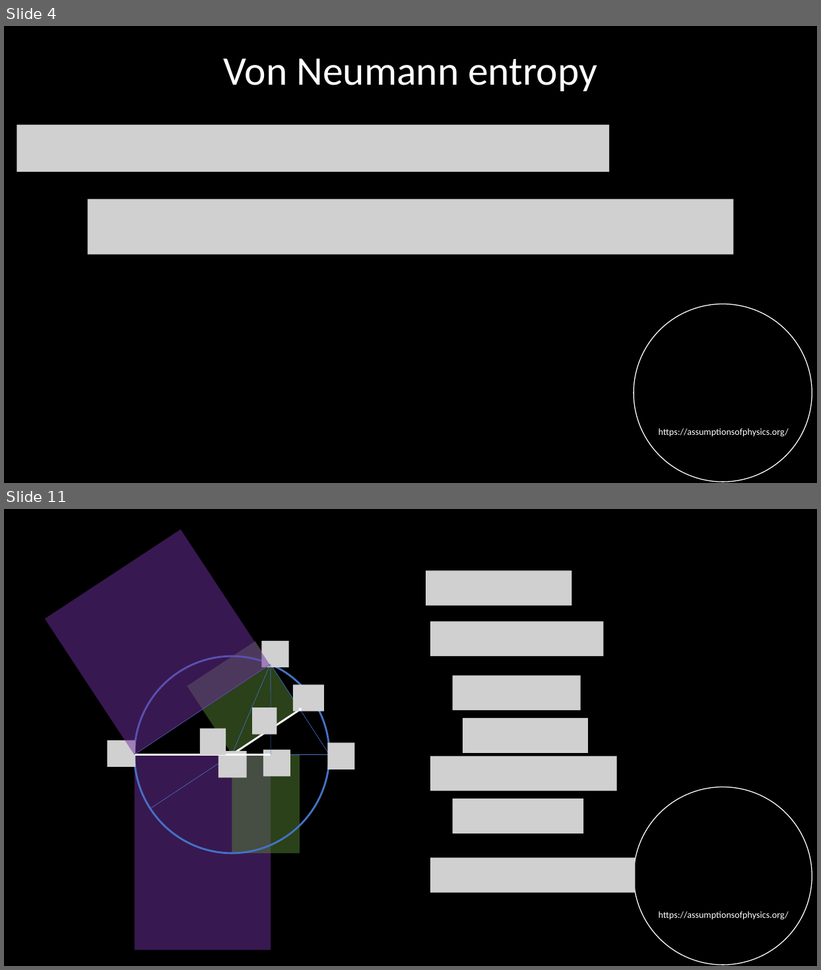
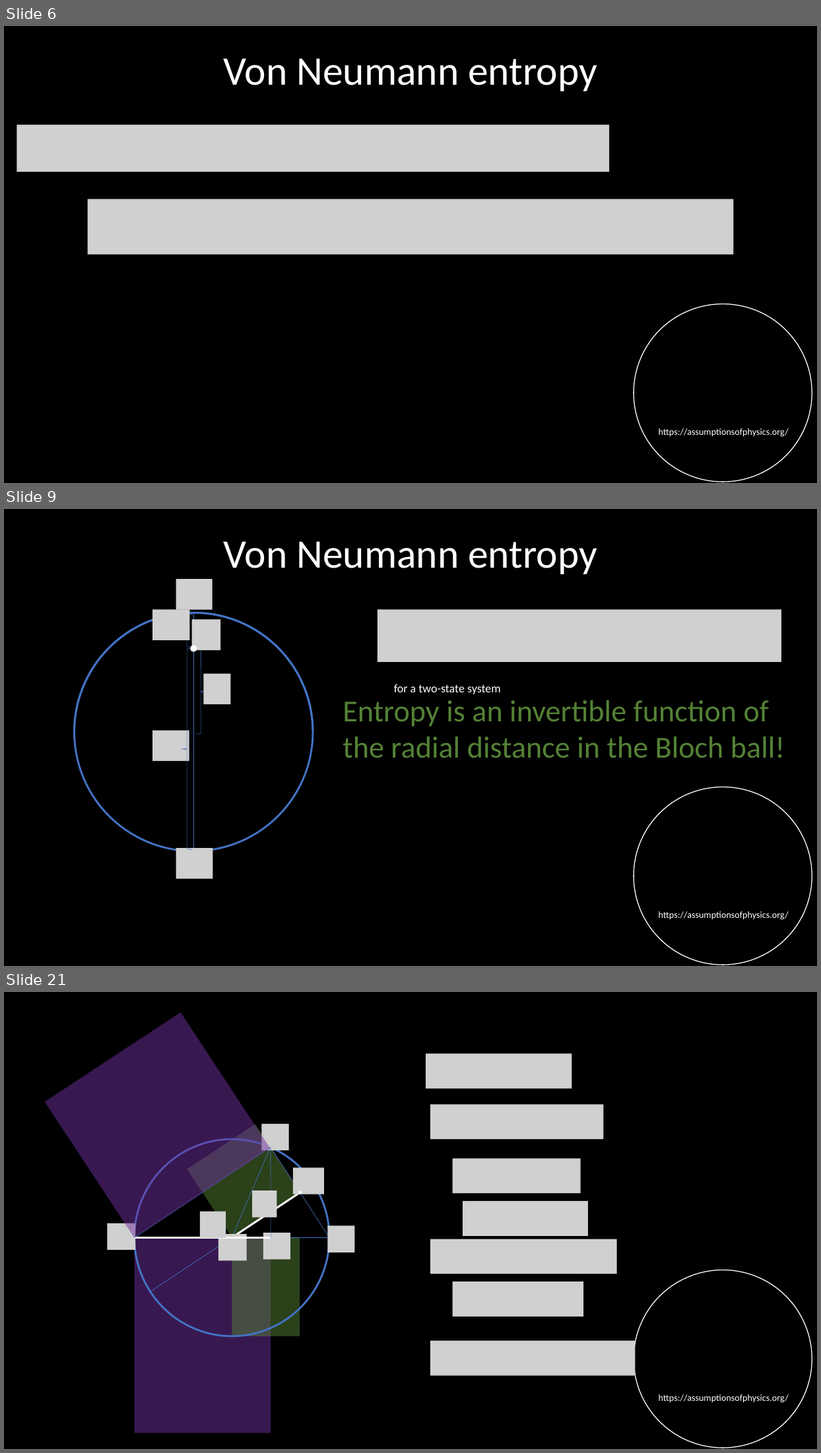
Before and after one commit to assumptionsofphysics/slides, a slide deck: 2026/20260701-BornIsEntropy.pptx. Shown one above the other, each under a label of ours: slides 4 and 11 before the commit, slides 6, 9 and 21 after it; the slides between them are not shown. The pictures are 821x970 and 821x1453 pixels, drawn with LibreOffice and Linux fonts; fonts in the diff are those of the drawing; grey boxes stand for pictures; background and template pictures are left out. Boxes give left, top, right and bottom in pixels: in the first picture for what was removed or moved away, otherwise in the second. Text is boxed around its words. In the diff, an @@ line names an element or a change of style, - is before the commit and + after.

Commit message:
Updating slides for Born-entropy relationship

```diff
--- a/2026/20260701-BornIsEntropy.pptx
+++ b/2026/20260701-BornIsEntropy.pptx
@@ slide 9 added at <box>4,509,817,966</box>, background #000000; not listed: 2 template elements that a slide beside it also shows @@
@@ text added at <box>223,541,597,574</box>, 48 pt, text #FFFFFF @@
+Von Neumann entropy
@@ picture added at <box>176,579,213,609</box> @@
@@ ellipse added at <box>74,613,313,851</box>, outline #FFFFFF 1 pt @@
@@ freeform shape added at <box>74,613,313,732</box>, outline #4472C4 2.25 pt @@
@@ ellipse added at <box>74,613,313,851</box>, outline #4472C4 2.25 pt @@
@@ picture added at <box>153,609,190,640</box> @@
@@ right brace added at <box>182,615,193,648</box>, outline #4472C4 0.5 pt @@
@@ picture added at <box>192,619,220,650</box> @@
@@ line added from (193, 613) to (193, 851), #4472C4 0.5 pt @@
@@ picture added at <box>378,609,781,662</box> @@
@@ ellipse added at <box>190,645,197,652</box>, fill #FFFFFF @@
@@ right brace added at <box>182,649,193,850</box>, outline #4472C4 0.5 pt @@
@@ right brace added at <box>197,650,205,734</box>, outline #4472C4 0.5 pt @@
@@ picture added at <box>203,674,230,704</box> @@
@@ text added at <box>394,684,501,694</box>, 14 pt, text #FFFFFF @@
+for a two-state system
@@ text added at <box>343,700,785,758</box>, 36 pt, text #548235 @@
+Entropy is an invertible function of the radial distance in the Bloch ball!
@@ picture added at <box>153,730,189,761</box> @@
@@ picture added at <box>176,848,213,879</box> @@
@@ what was slide 4 is now slide 6 @@
@@ what was slide 11 is now slide 21 @@
```
Also in this commit, not shown: 3 slides changed, 14 other slides added, 10 slides removed.
